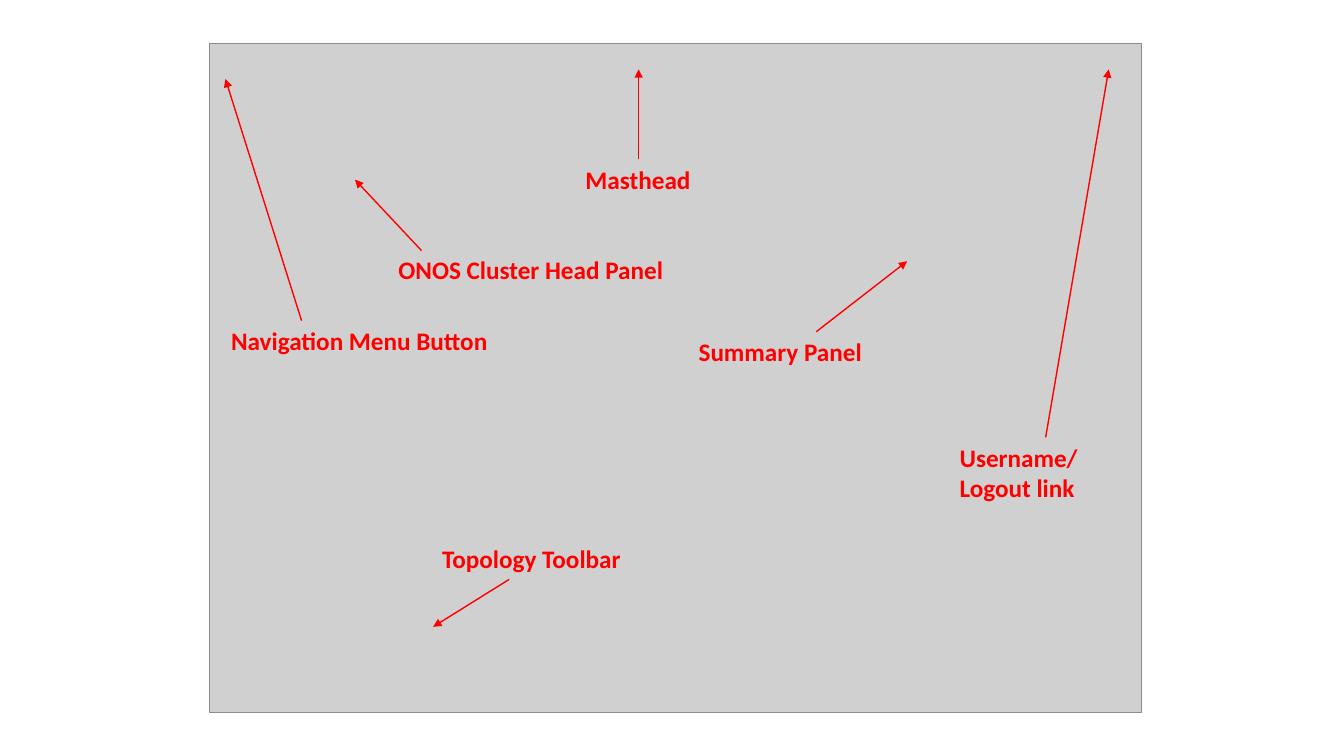
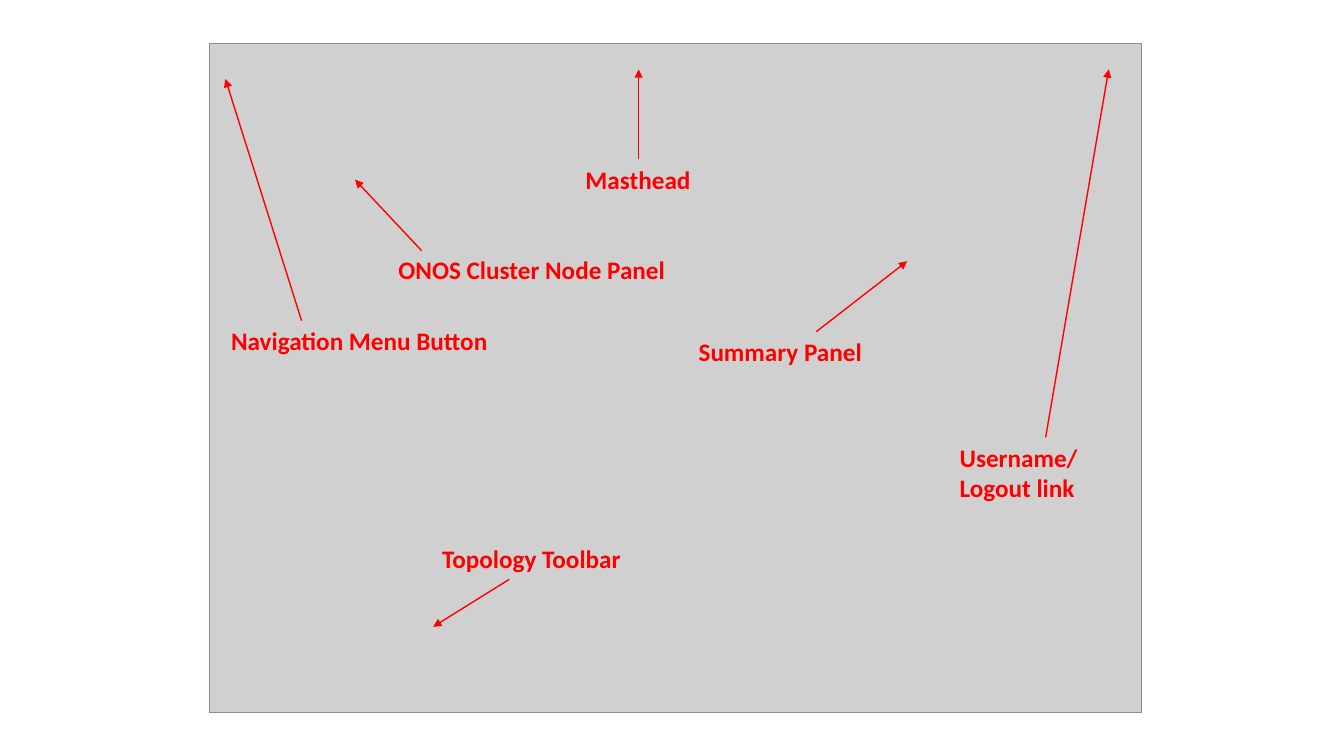
Before and after one commit to harshal-vaze/Software-Defined-Networking-with-ONOS, a slide deck: slide 3 of Content/Diagrams.pptx (slide 2 before the commit). Drawn at 1344x756 pixels with LibreOffice and Linux fonts; fonts in the diff are those of the drawing; grey boxes stand for pictures. Boxes give left, top, right and bottom in pixels: in the first picture for what was removed or moved away, otherwise in the second. Text is boxed around its words. In the diff, an @@ line names an element or a change of style, - is before the commit and + after.

```diff
--- a/Content/Diagrams.pptx
+++ b/Content/Diagrams.pptx
@@ text at (x1=398, y1=261, x2=665, y2=279): text changed @@
-ONOS Cluster Head Panel
+ONOS Cluster Node Panel
```
Also in this commit, not shown: 1 slide added, 5 other files.
